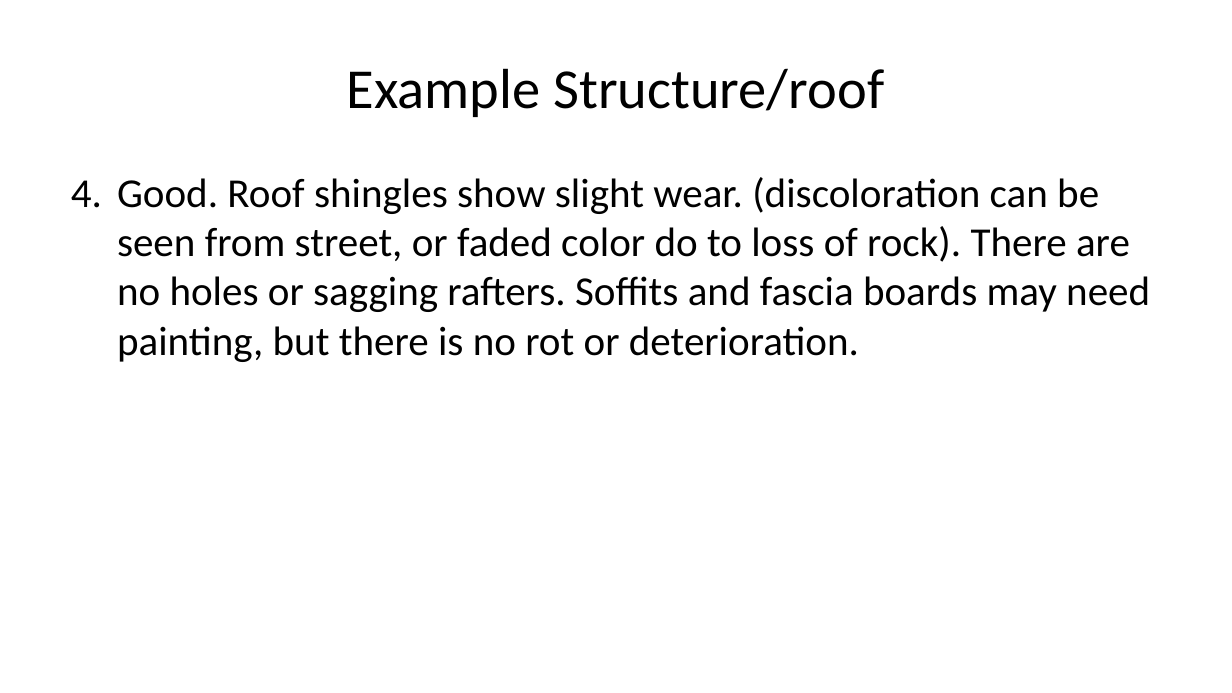
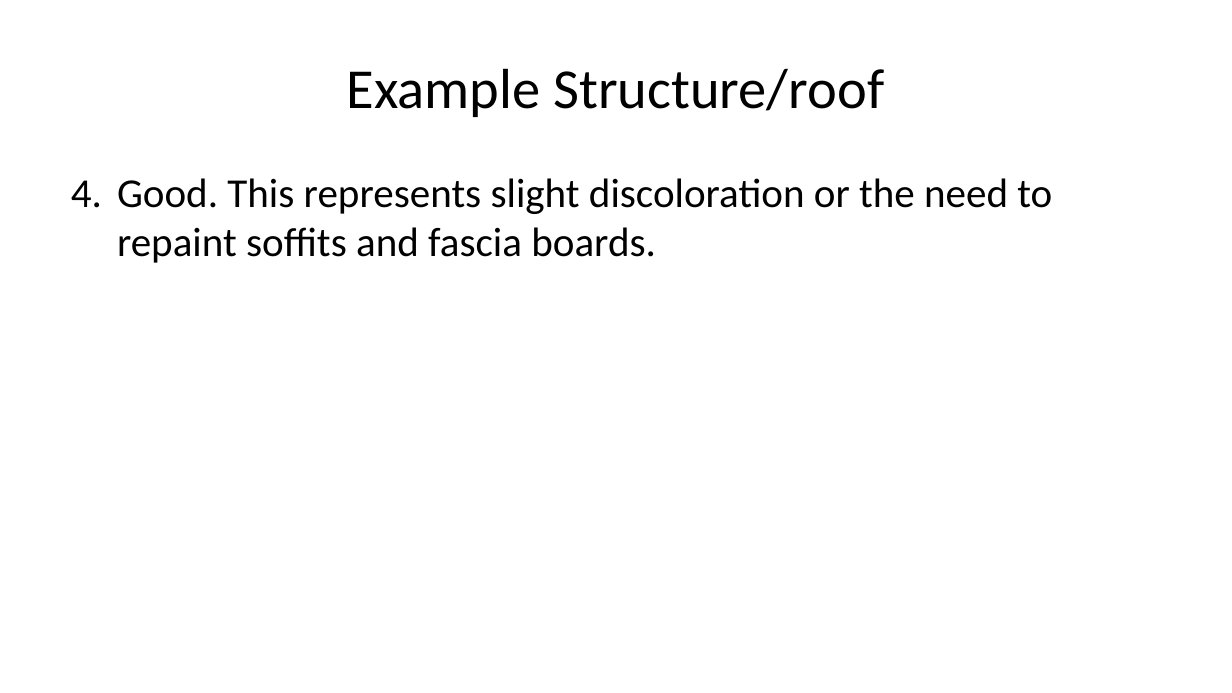
Before and after one commit to pmean/talks, a slide deck: slide 16 of nhcs/seattle-talk.pptx (slide 12 before the commit). Drawn at 1232x693 pixels with LibreOffice and Linux fonts; fonts in the diff are those of the drawing. Boxes give left, top, right and bottom in pixels: in the first picture for what was removed or moved away, otherwise in the second. Text is boxed around its words. In the diff, an @@ line names an element or a change of style, - is before the commit and + after.

```diff
--- a/nhcs/seattle-talk.pptx
+++ b/nhcs/seattle-talk.pptx
@@ text at [117, 178, 1052, 263]: text changed @@
-4. Good. Roof shingles show slight wear. (discoloration can be seen from street, or faded color do to loss of rock). There are no holes or sagging rafters. Soffits and fascia boards may need painting, but there is no rot or deterioration.
+4. Good. This represents slight discoloration or the need to repaint soffits and fascia boards.
```
Also in this commit, not shown: 10 other slides changed, 5 slides added, 1 slide removed, 2 other files.
